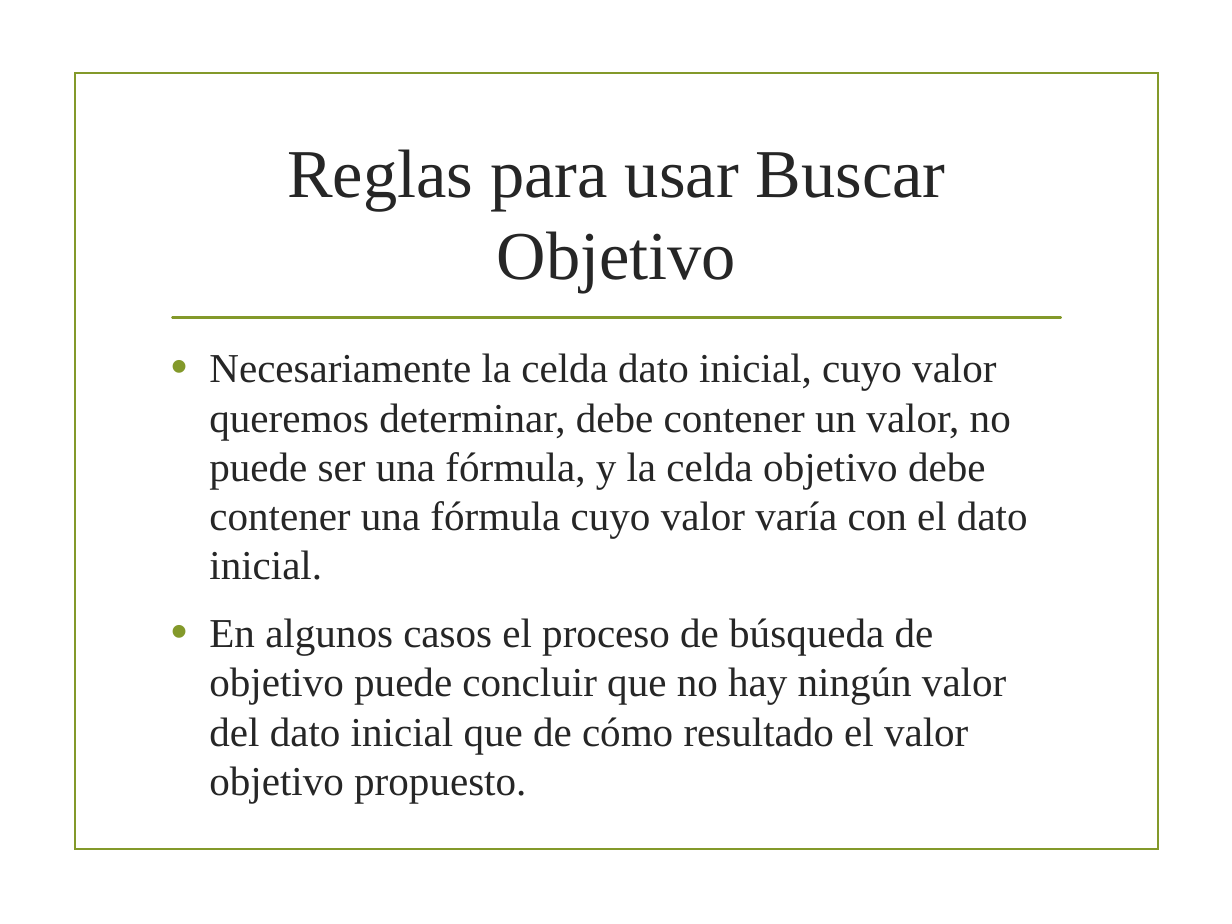
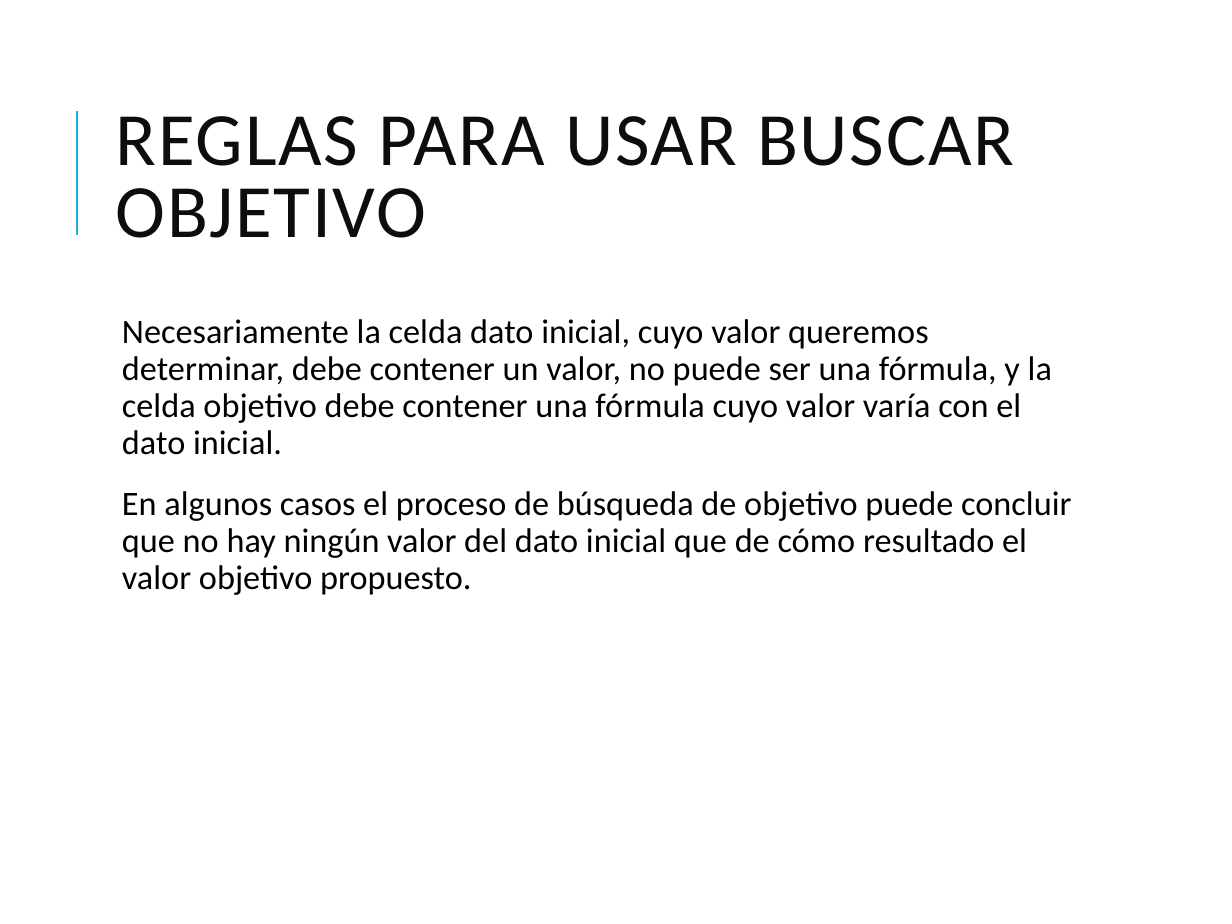
Before and after one commit to BernardoMB/HCPE, a slide deck: slide 4 of Parcial 2/05 Herramientas de Excel/01 Buscar objetivo/01 Buscar Objetivo.pptx. Drawn at 1232x924 pixels with LibreOffice and Linux fonts; fonts in the diff are those of the drawing; background and template pictures are left out. Boxes give left, top, right and bottom in pixels: in the first picture for what was removed or moved away, otherwise in the second. Text is boxed around its words. In the diff, an @@ line names an element or a change of style, - is before the commit and + after.

```diff
--- a/Parcial 2/05 Herramientas de Excel/01 Buscar objetivo/01 Buscar Objetivo.pptx
+++ b/Parcial 2/05 Herramientas de Excel/01 Buscar objetivo/01 Buscar Objetivo.pptx
@@ rectangle removed at [75, 73, 1158, 849] @@
@@ line added from (76, 234) to (76, 111), #1CADE4 1.5 pt @@
@@ title at [116, 116, 1014, 238]: text changed; size 40 to 44 pt; font Times New Roman to Calibri; text colour #262626 to #0D0D0D @@
-Reglas para usar Buscar Objetivo
+REGLAS PARA USAR BUSCAR OBJETIVO
@@ text "Necesariamente la celda dato inicial, ...": place and size @@
-text "Necesariamente la celda dato inicial, ..." at [209, 353, 1028, 803]
+text "Necesariamente la celda dato inicial, ..." at [122, 319, 1071, 595]
@@ text "Necesariamente la celda dato inicial, ..." at [122, 319, 1071, 595]: size 24 to 20 pt, font Times New Roman to Calibri, text colour #262626 to #000000; bullet • to  ; line spacing 1 to 0.9; more space between paragraphs; bullet colour #83992A to #1CADE4 @@
@@ line removed from (172, 318) to (1061, 318) @@
```
Also in this commit, not shown: 13 other slides changed, 31 other files.
